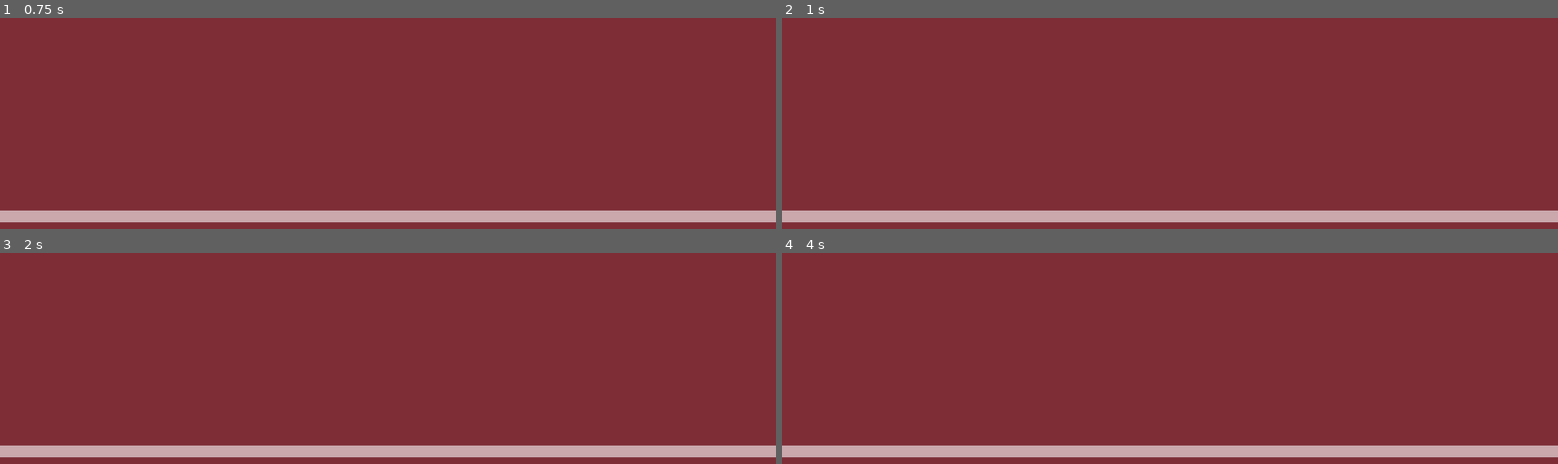
Above: before the commit, frames 1-4 (two rows, left to right).
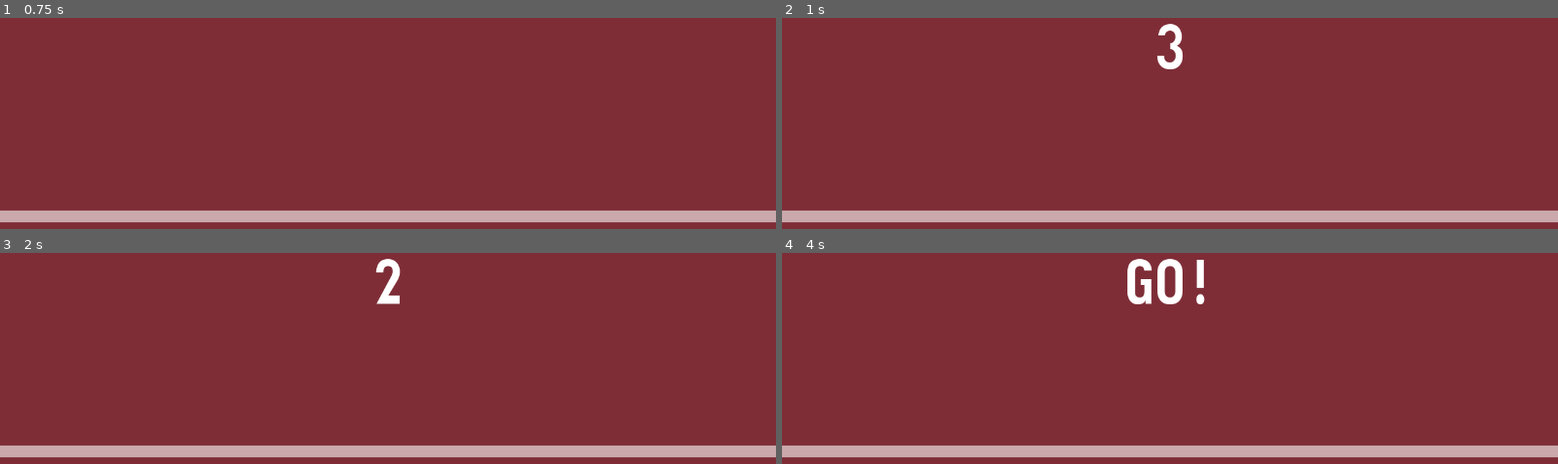
Above: after the commit, the same moments.

Repository: codemonsters/re-play
Game: Godot game, scene res://Main.tscn
Two runs of this game, one before a commit and one after it. Both use one fixed random seed, a clock stepped at 60 frames per second and the inputs below.
Inputs:
- Up to frame 1 (0.75 s): tap Enter at 0.5 s
- Up to frame 2 (1 s): no input
- Up to frame 3 (2 s): tap Space at 1.25 s
- Up to frame 4 (4 s): tap Enter at 2.75 s; tap Space at 3.5 s

Frame 1 is identical in both runs. In frame 2, 0.4% of the frame differs, in the area x 48-52%, y 2-25%; in frame 3, 0.4%; in frame 4, 1.1%, in the area x 44-55%, y 2-25%.

Commit message:
Countdown

Diff:
--- /dev/null
+++ b/src/minigames/rythm/Main.gd
@@ -0,0 +1,33 @@
+extends Node
+
+var current_countdown = 4
+var game_started = false
+
+func _ready():
+	$Background/Countdown.hide()
+	count_down()
+
+func count_down():
+	$Background/Countdown.set_text(str(current_countdown))
+
+	# Show the countdown after one second of blank
+	if current_countdown == 3:
+		$Background/Countdown.show()
+
+	if current_countdown == 0:
+		$Background/Countdown.set_text(str("GO!"))
+
+	if current_countdown == -1:
+		$Timer.stop()
+		start_game()
+	else:
+		$Timer.start()
+		current_countdown -= 1
+
+
+func start_game():
+	$Background/Countdown.hide()
+	game_started = true
+
+func _process(delta):
+	pass
--- a/src/minigames/rythm/Main.tscn
+++ b/src/minigames/rythm/Main.tscn
@@ -1,24 +1,52 @@
-[gd_scene format=2]
+[gd_scene load_steps=4 format=2]
+
+[ext_resource path="res://assets/monofonto.ttf" type="DynamicFontData" id=1]
+[ext_resource path="res://Main.gd" type="Script" id=2]
+
+[sub_resource type="DynamicFont" id=1]
+size = 100
+font_data = ExtResource( 1 )
 
 [node name="Main" type="Node2D"]
+script = ExtResource( 2 )
 
 [node name="Background" type="ColorRect" parent="."]
 margin_right = 1280.0
 margin_bottom = 960.0
 color = Color( 0.498039, 0.180392, 0.219608, 1 )
 __meta__ = {
-"_edit_use_anchors_": true
+"_edit_use_anchors_": false
 }
 
-[node name="Barrita" type="ColorRect" parent="."]
+[node name="Barrita" type="ColorRect" parent="Background"]
 anchor_left = 0.5
 anchor_top = 1.0
 anchor_right = 0.5
 anchor_bottom = 1.0
-margin_top = 750.0
-margin_right = 1280.0
-margin_bottom = 770.0
+margin_left = -640.0
+margin_top = -210.0
+margin_right = 640.0
+margin_bottom = -190.0
 color = Color( 1, 1, 1, 0.588235 )
 __meta__ = {
 "_edit_use_anchors_": false
 }
+
+[node name="Countdown" type="Label" parent="Background"]
+anchor_left = 0.5
+anchor_top = 0.5
+anchor_right = 0.5
+anchor_bottom = 0.5
+margin_left = -250.0
+margin_top = -60.0
+margin_right = 250.0
+margin_bottom = 60.0
+custom_fonts/font = SubResource( 1 )
+text = "Loading..."
+align = 1
+__meta__ = {
+"_edit_use_anchors_": false
+}
+
+[node name="Timer" type="Timer" parent="."]
+[connection signal="timeout" from="Timer" to="." method="count_down"]
--- a/src/minigames/rythm/main.gd
+++ /dev/null
@@ -1,16 +0,0 @@
-extends Node
-
-
-# Declare member variables here. Examples:
-# var a = 2
-# var b = "text"
-
-
-# Called when the node enters the scene tree for the first time.
-func _ready():
-	pass # Replace with function body.
-
-
-# Called every frame. 'delta' is the elapsed time since the previous frame.
-#func _process(delta):
-#	pass
Binary file added: src/minigames/rythm/assets/monofonto.ttf
